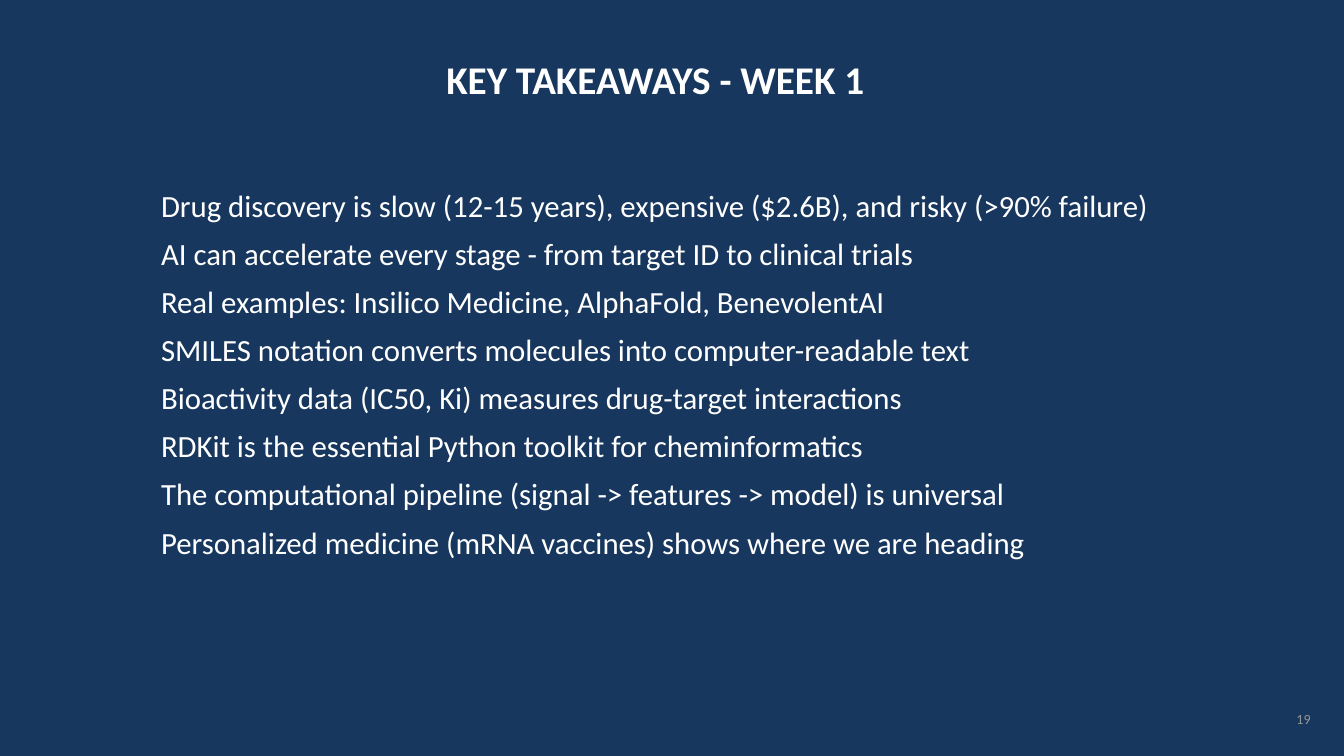
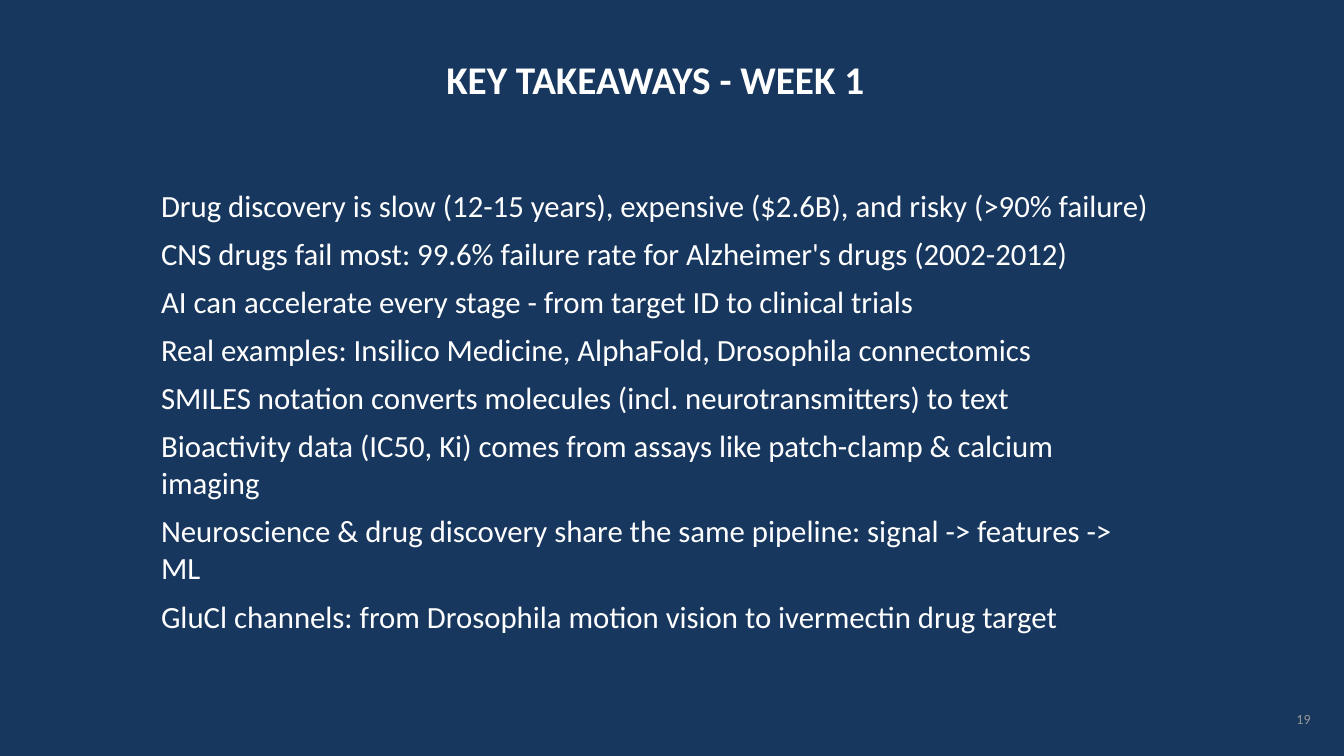
Before and after one commit to officialprateekmethwani-coder/AI-Drug-Discovery, a slide deck: slide 19 of week1_introduction/slides.pptx. Drawn at 1344x756 pixels with LibreOffice and Linux fonts; fonts in the diff are those of the drawing. Boxes give left, top, right and bottom in pixels: in the first picture for what was removed or moved away, otherwise in the second. Text is boxed around its words. In the diff, an @@ line names an element or a change of style, - is before the commit and + after.

```diff
--- a/week1_introduction/slides.pptx
+++ b/week1_introduction/slides.pptx
@@ text at [161,242,1067,271]: paragraph added @@
+CNS drugs fail most: 99.6% failure rate for Alzheimer's drugs (2002-2012)
@@ text at [161,339,1079,634]: text changed @@
-Real examples: Insilico Medicine, AlphaFold, BenevolentAI
-SMILES notation converts molecules into computer-readable text
-Bioactivity data (IC50, Ki) measures drug-target interactions
-RDKit is the essential Python toolkit for cheminformatics
-The computational pipeline (signal -> features -> model) is universal
-Personalized medicine (mRNA vaccines) shows where we are heading
+Real examples: Insilico Medicine, AlphaFold, Drosophila connectomics
+SMILES notation converts molecules (incl. neurotransmitters) to text
+Bioactivity data (IC50, Ki) comes from assays like patch-clamp & calcium imaging
+Neuroscience & drug discovery share the same pipeline: signal -> features -> ML
+GluCl channels: from Drosophila motion vision to ivermectin drug target
```
Also in this commit, not shown: 6 other slides changed, 4 other files.
